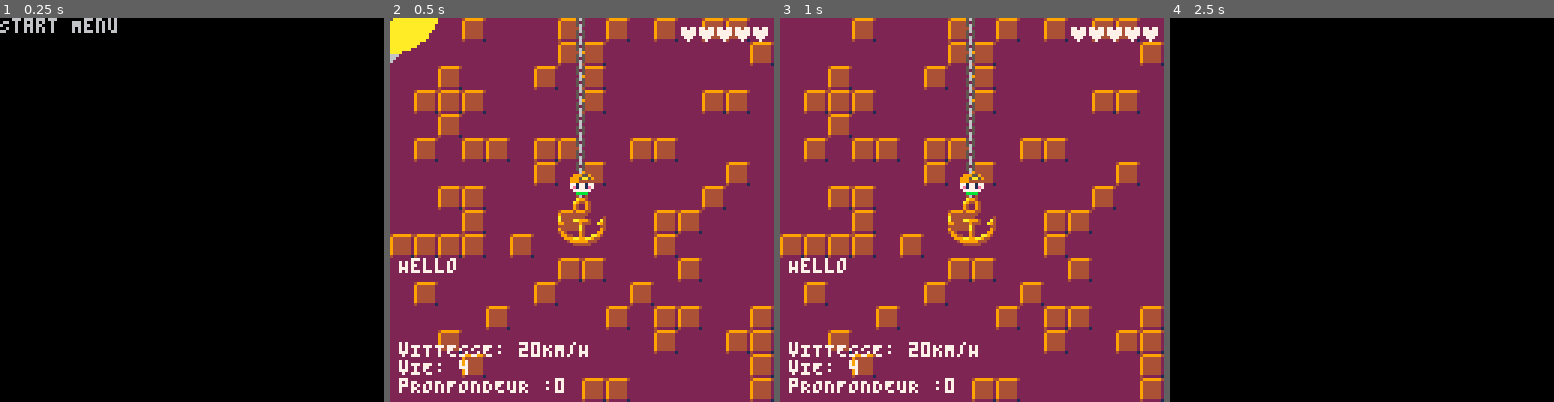
Above: before the commit, frames 1-4 (left to right).
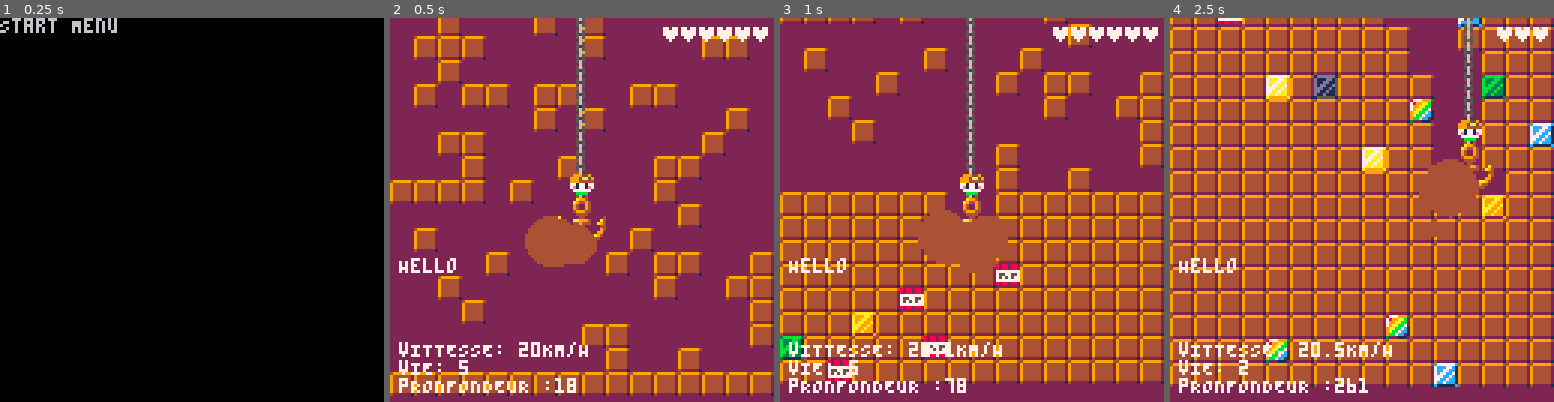
Above: after the commit, the same moments.

Repository: Yolwoocle/LudumDare48_DeeperAndDeeper
Game: PICO-8 cartridge deeper_ldgame.p8
The game is run twice, just before and just after one commit, with the same random seed, the same clock (stepped at 60 frames per second) and the same inputs.
Inputs:
- Up to frame 1 (0.25 s): no input
- Up to frame 2 (0.5 s): tap X (X key) at 0.33 s
- Up to frame 3 (1 s): tap O (Z key) at 0.7 s
- Up to frame 4 (2.5 s): tap X (X key) at 1.07, 1.85 s; hold Right 1.6-2.1 s; tap O (Z key) at 1.7, 2.1 s; hold Up 2.15-2.42 s; hold Right from 2.47 s (still down)

Frame 1 is identical in both runs. In frame 2, 35% of the frame differs, in the area x 0-100%, y 0-100%; in frame 3, 50%; in frame 4, 100%.

Commit message:
MERGE SUSFAIL

Diff:
--- a/deeper_ldgame.p8
+++ b/deeper_ldgame.p8
@@ -21,7 +21,7 @@
 particles = {}
 blockcolors = {brown, indigo, indigo, orange, green, blue, dark_blue, yellow, pink, dark_gray}
 descnetespeed = 2
-unmute = false
+unmute = true
 
 anchor = {x=0, y=0}
 explode = false
@@ -109,16 +109,15 @@
 		end
 
 		--particles
-		for i in all(particles) do
-			i.delay -= 1
-			if i.delay == 0 then
-
-			elseif i.delay < 0 then
-				i.r -= 1
-				i.frame += 1
-				if i.r <= 0 then
-					del(particles, i)
-				end
+	for i in all(particles) do
+		i.delay -= 1
+		if i.delay == 0 then
+
+		elseif i.delay < 0 then
+			i.r -= 1
+			i.frame += 1
+			if i.r <= 0 then
+				del(particles, i)
 			end
 		end
 	end
@@ -150,29 +149,19 @@
 			elseif targetblockmax <= 9 then
 				sfx(57)
 			end
-			player.life -=1
-		end
-		if blockdestroy then
-			blockdestroy = false
-			if unmute then
-				if targetblockmax <= 3 then
-					sfx(9)
-				elseif targetblockmax <= 9 then
-					sfx(8)
-				end
-			end
-			for i=0, 7 do
-				add(particles, {
-					x = anchor.x + random(-8, 8),
-					y = anchor.y + random(-3, 3),
-					delay = random(0, 5),
-					speed = 1,
-					r = random(5, 10),
-					frame = 0,
-					anim = {blockcolors[max(targetblock1, targetblock2)]},
-				})
-			end
-		end
+		end
+		for i=0, 7 do
+			add(particles, {
+				x = anchor.x + random(-8, 8),
+				y = anchor.y + random(-3, 3),
+				delay = random(0, 5),
+				speed = 1,
+				r = random(5, 10),
+				frame = 0,
+				anim = {blockcolors[max(targetblock1, targetblock2)]},
+			})
+		end
+	end
 
 		--if (btn(btno)) then
 		--	cam.deep += 1 --(((cam.deep+0.11)*10)\1)/10 --+(time()/3000)
